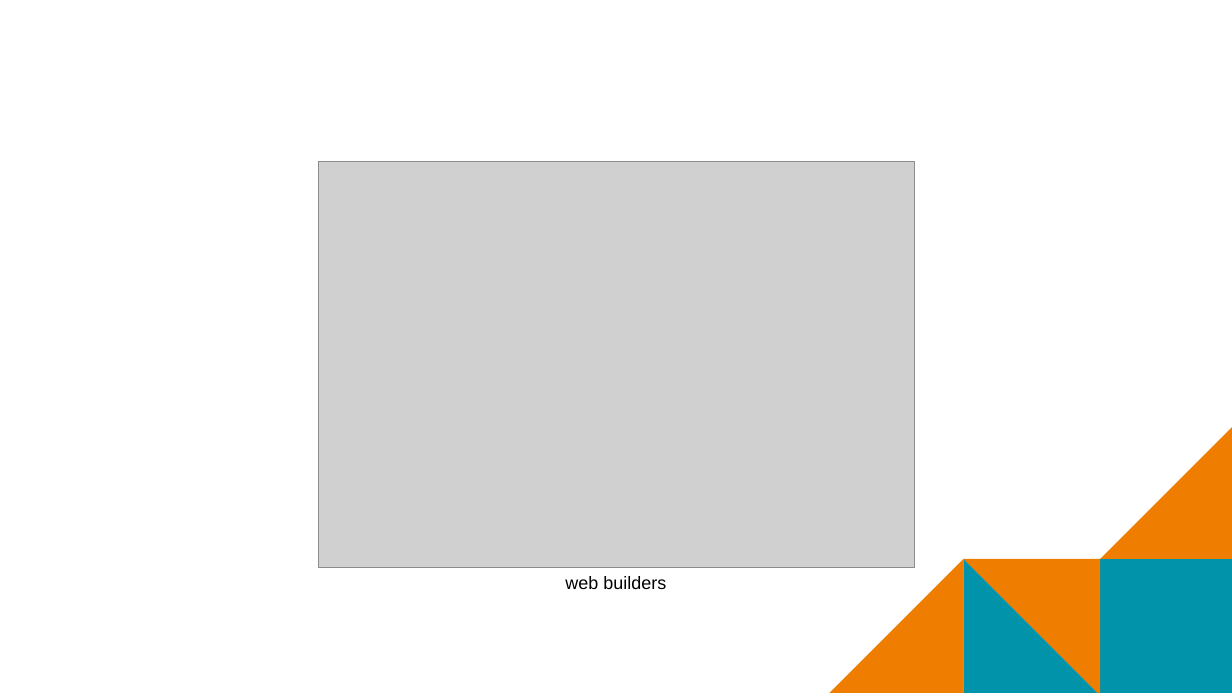
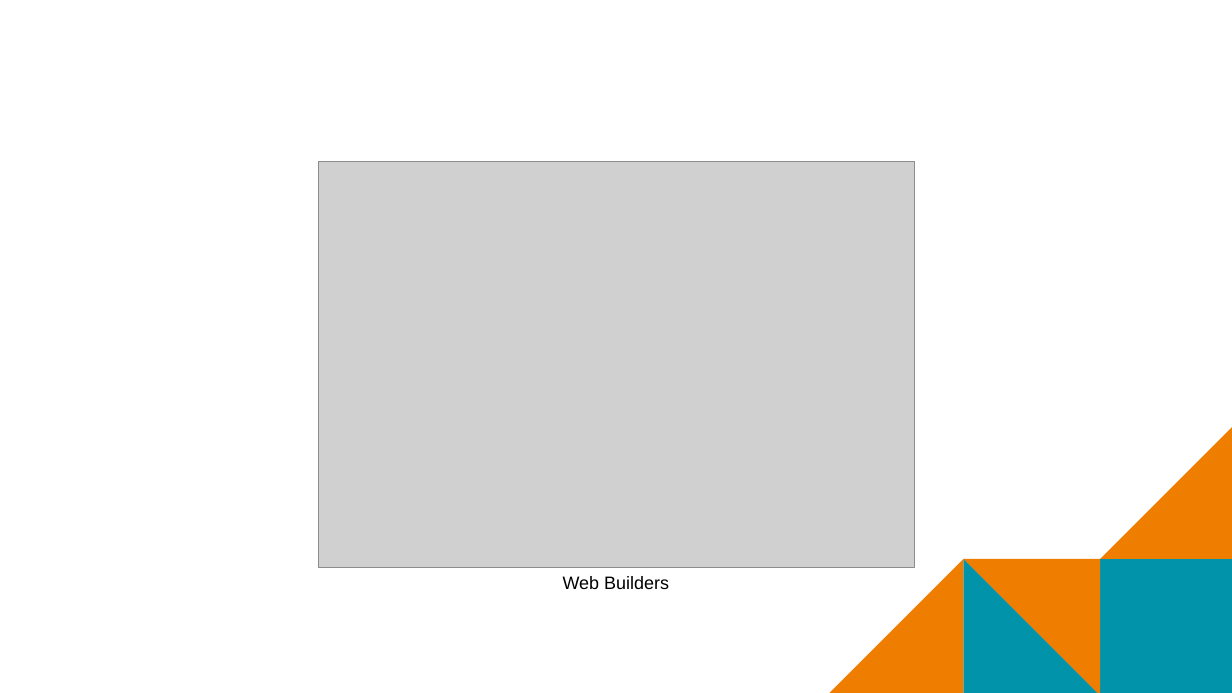
Before and after one commit to mr-eggleton/web-lit-core, a slide deck: slide 2 of final ppt/10-web-builders.pptx. Drawn at 1232x693 pixels with LibreOffice and Linux fonts; fonts in the diff are those of the drawing; grey boxes stand for pictures; background and template pictures are left out. Boxes give left, top, right and bottom in pixels: in the first picture for what was removed or moved away, otherwise in the second. Text is boxed around its words. In the diff, an @@ line names an element or a change of style, - is before the commit and + after.

```diff
--- a/final ppt/10-web-builders.pptx
+++ b/final ppt/10-web-builders.pptx
@@ text at (563,576,669,589): text changed @@
-web builders
+Web Builders
```
Also in this commit, not shown: 5 other slides changed, 10 slides added, 2 other files.
